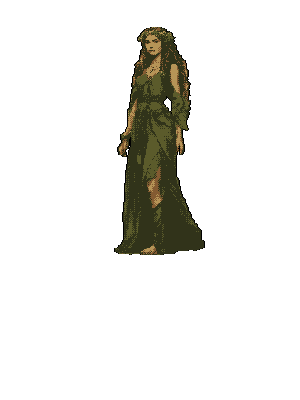
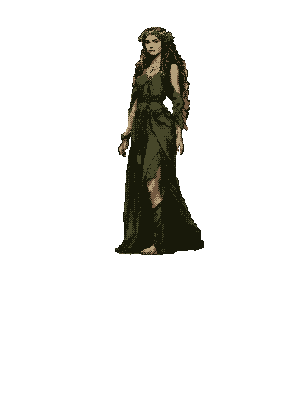
Layers edited between the first and the second (300, 400) image:
painted on "레이어 2" over [115, 27, 204, 255]
removed layer "레이어 3" over [116, 27, 205, 255]
removed layer "레이어 1" over [114, 27, 203, 255]
